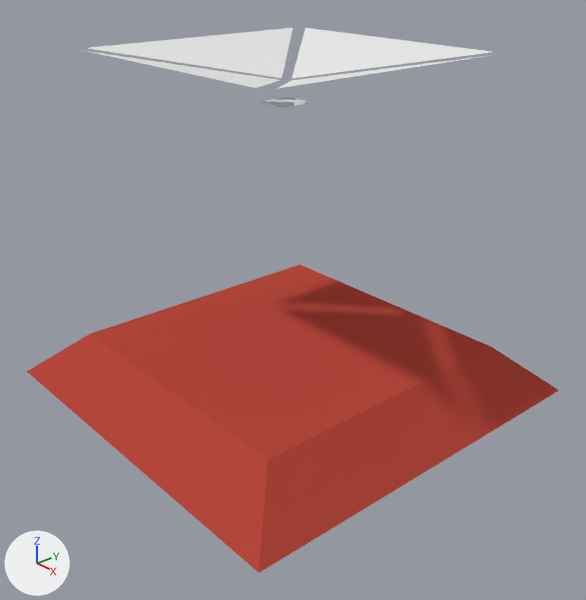
The Blender file unity_project/Assets/models/towers/sonar_tower_simple/sonar_tower.blend, before and after one commit.
Before and after are seen from a camera (50 mm lens) standing at (2.7, -2.31, 2.08) and looking at (0.12, -0.07, 0.51). The axes (+X, +Y, +Z) are drawn at lower left. The lights are the same throughout.
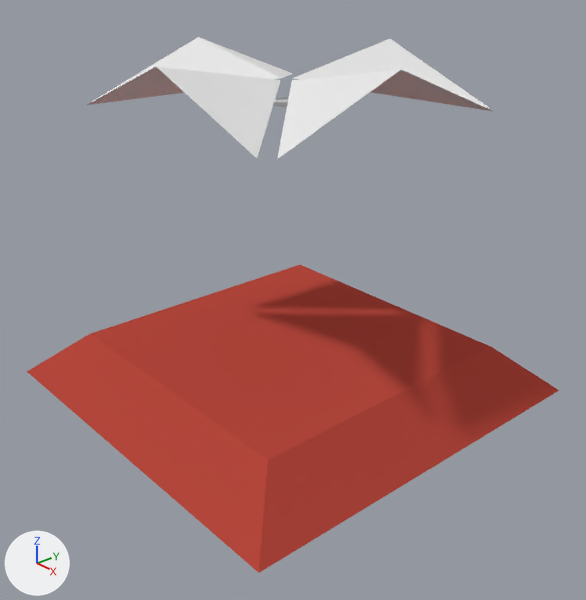
Commit message: added height to sonar tower

Pixel boxes (x1, y1, x2, y2) of what changed, in the pictures (586 x 600 px):
```json
{"object": "Cube.002", "change": "reshaped", "before": [82, 28, 498, 89], "after": [87, 37, 492, 159], "on screen": "98% taller"}
```

The change, as JSON lines over the scene's bpy script:
```json
{"block": "me_cube_004", "where": "# used by ob_cube_002; location = (0.0, 0.328, 0.0)"}
{"op": "remove", "block": "me_cube_004", "code": "me_cube_004.from_pydata(...)  # 12 vertices, 4 faces; spans x -0.642..0.648, y -0.97..0.312, z 1.485..1.602"}
{"op": "add", "block": "me_cube_004", "code": "me_cube_004.from_pydata(...)  # 16 vertices, 8 faces; spans x -0.642..0.648, y -0.97..0.312, z 1.369..1.602"}
{"block": "me_cube_004", "change": "me_cube_004 part 1"}
{"block": "me_cube_004", "change": "8 vertices are removed from x -0.642..0.648, y -0.97..0.312, z 1.602"}
{"block": "me_cube_004", "change": "4 faces are deleted"}
{"block": "me_cube_004", "change": "12 vertices are added at x -0.642..0.648, y -0.97..0.312, z 1.369..1.602"}
{"block": "me_cube_004", "change": "8 new faces join them"}
```
